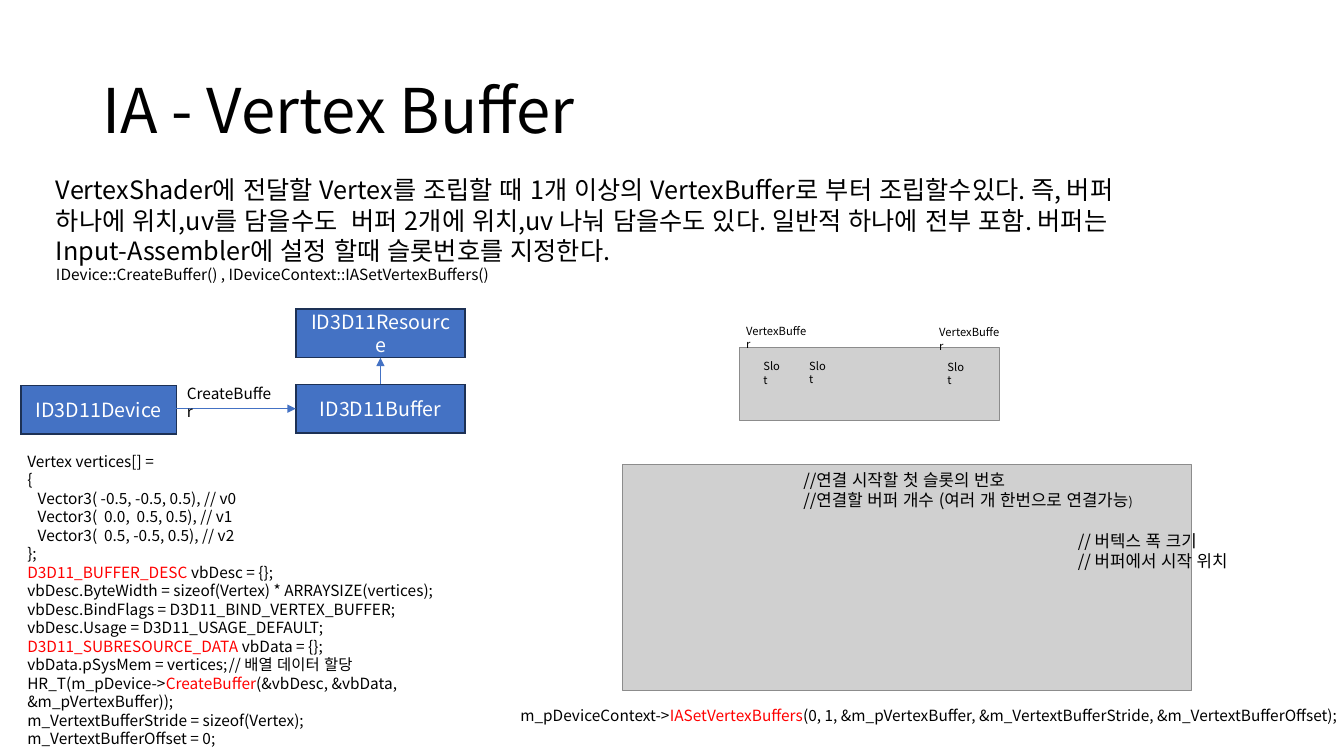
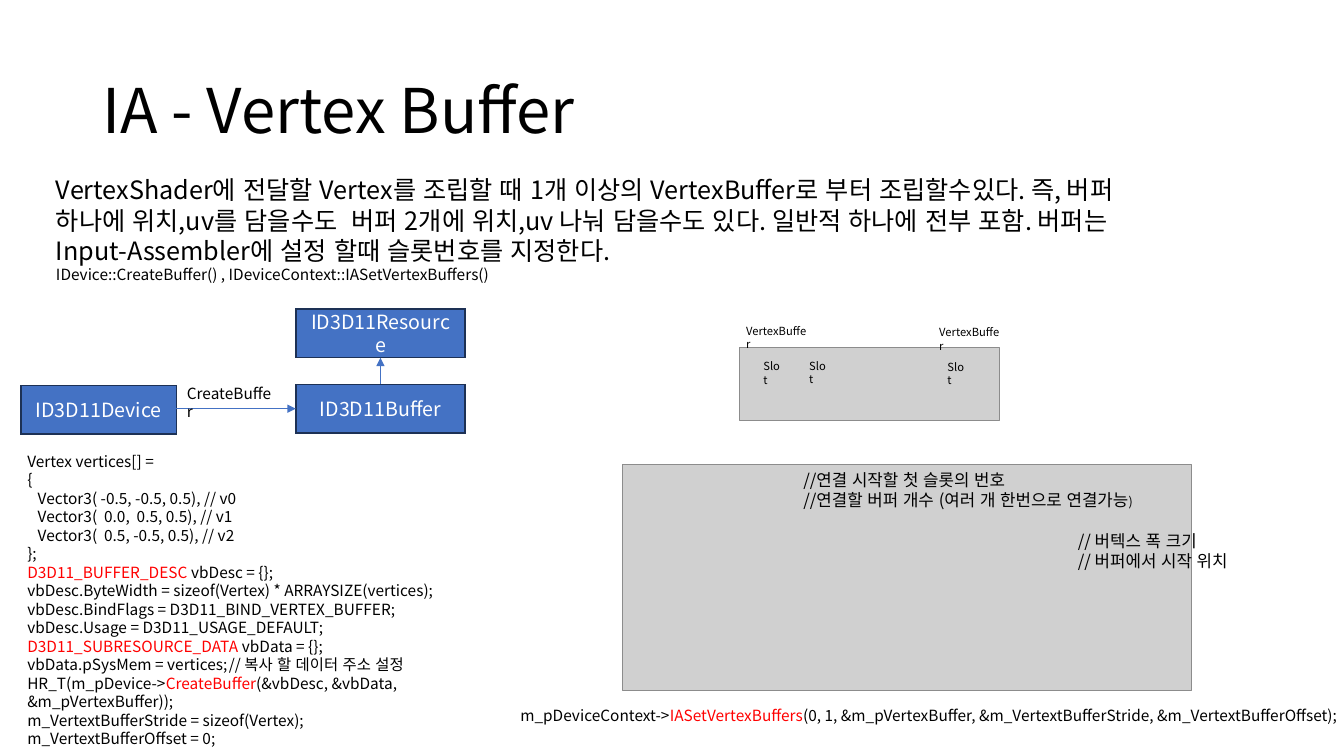
Before and after one commit to ldw9981/D3D11_Tutorial, a slide deck: slide 6 of Documents/02기초-삼각형그리기.pptx. Drawn at 1344x756 pixels with LibreOffice and Linux fonts; fonts in the diff are those of the drawing; grey boxes stand for pictures. Boxes give left, top, right and bottom in pixels: in the first picture for what was removed or moved away, otherwise in the second. Text is boxed around its words. In the diff, an @@ line names an element or a change of style, - is before the commit and + after.

```diff
--- a/Documents/02기초-삼각형그리기.pptx
+++ b/Documents/02기초-삼각형그리기.pptx
@@ text at box(27, 657, 403, 674): text changed @@
-vbData.pSysMem = vertices; // 배열 데이터 할당
+vbData.pSysMem = vertices; // 복사 할 데이터 주소 설정
```
Also in this commit, not shown: 5 other slides changed, 2 slides added, 2 slides removed, 2 other files.
